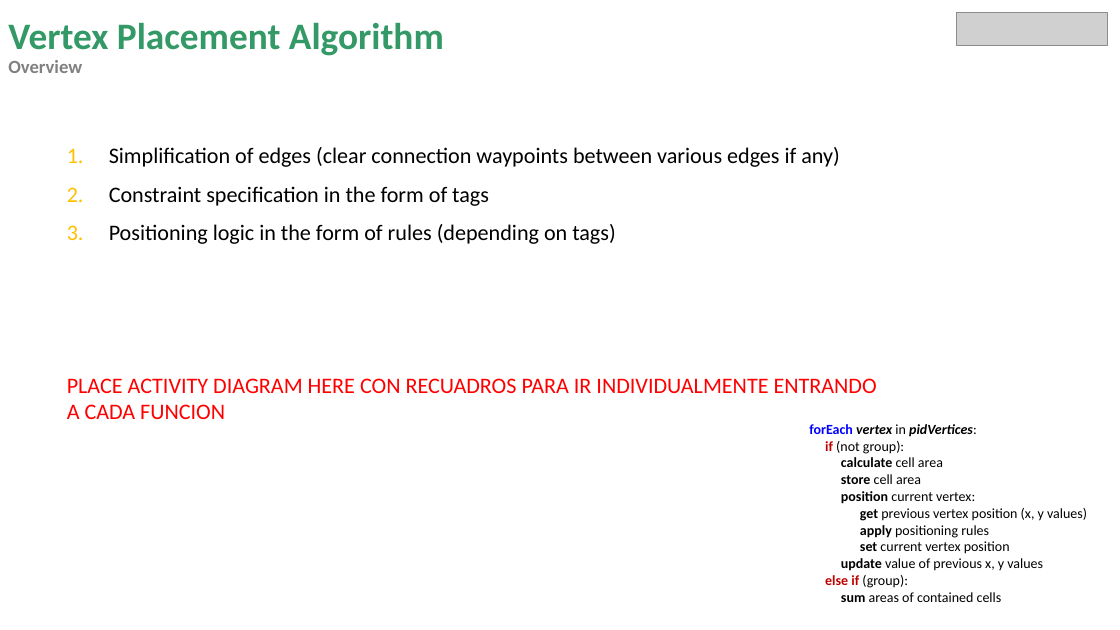
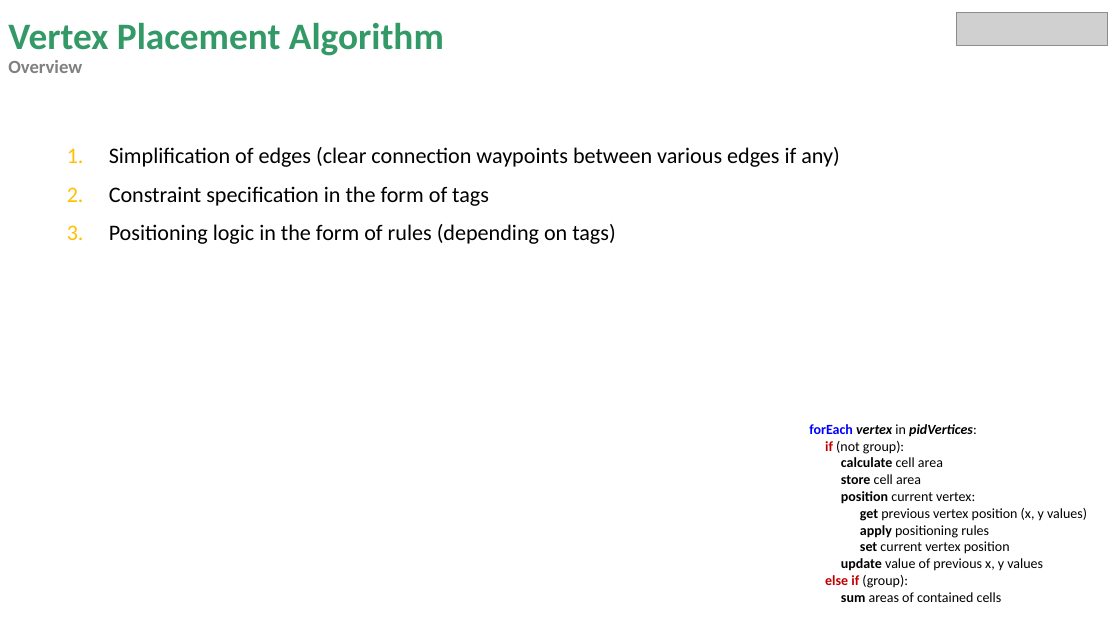
Before and after one commit to miguelrk/tum-mw-bachelorarbeit, a slide deck: slide 4 of 3 Entwicklungsphase/weekly_meeting_14.pptx. Drawn at 1120x630 pixels with LibreOffice and Linux fonts; fonts in the diff are those of the drawing; grey boxes stand for pictures. Boxes give left, top, right and bottom in pixels: in the first picture for what was removed or moved away, otherwise in the second. Text is boxed around its words. In the diff, an @@ line names an element or a change of style, - is before the commit and + after.

```diff
--- a/3 Entwicklungsphase/weekly_meeting_14.pptx
+++ b/3 Entwicklungsphase/weekly_meeting_14.pptx
@@ text at [67,378,877,419]: paragraph removed @@
-PLACE ACTIVITY DIAGRAM HERE CON RECUADROS PARA IR INDIVIDUALMENTE ENTRANDO A CADA FUNCION
```
Also in this commit, not shown: 7 other slides changed, 2 slides added, 10 other files.
